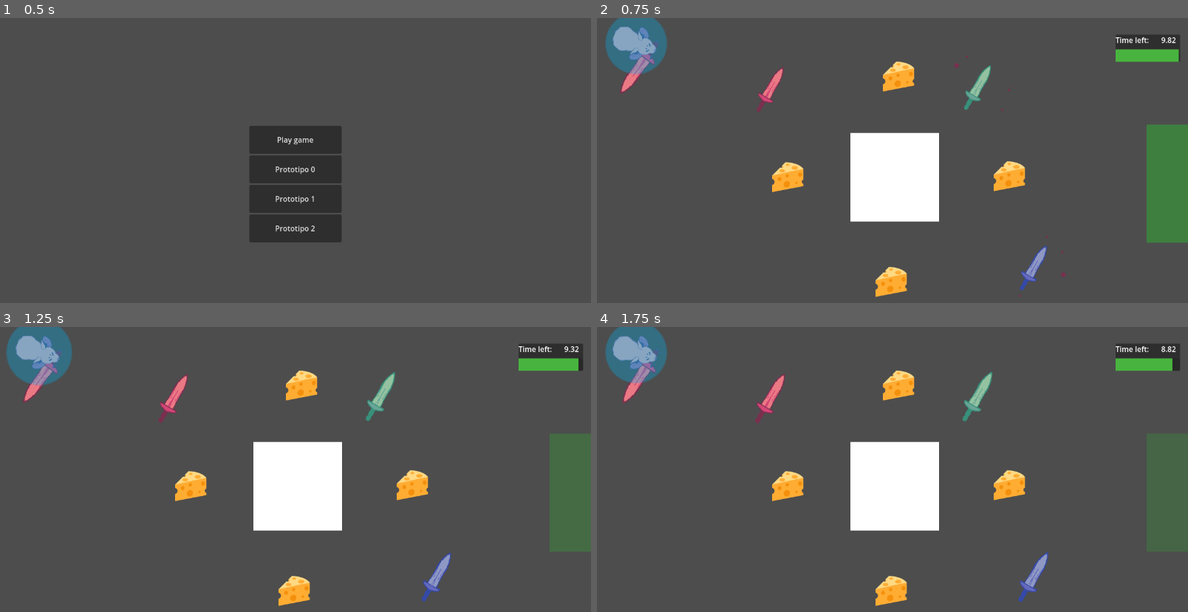
Above: before the commit, frames 1-4 (two rows, left to right).
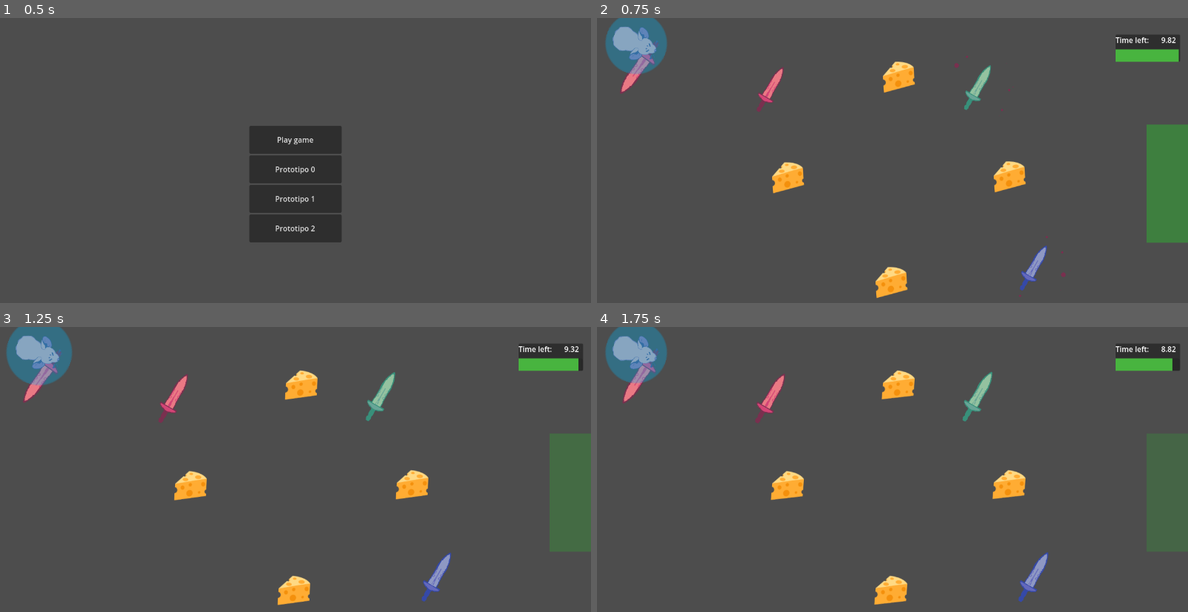
Above: after the commit, the same moments.

Repository: antimundo/rat-and-furrius
Game: Godot game, scene res://scenes/main_menu/main_menu.tscn
Same seed, same stepped clock (60 frames per second), same inputs: the game is played once before the commit and once after it.
Inputs (mouse positions are in pixels of both pictures, inside the frame that each line leads up to):
- Up to frame 1 (0.5 s): no input
- Up to frame 2 (0.75 s): click "Play game" at 0.5 s
- Up to frame 3 (1.25 s): no input
- Up to frame 4 (1.75 s): move the mouse to (1022, 475) at 1.27 s

Frame 1 is identical in both runs. In frame 2, 5.1% of the frame differs, in the area x 29-73%, y 15-99%; in frame 3, 5.0%; in frame 4, 5.1%, in the area x 29-73%, y 15-98%.

Commit message:
Add cheese feedback

Diff:
--- /dev/null
+++ b/assets/sprites/cheese_particle.svg
@@ -0,0 +1,44 @@
+<?xml version="1.0" encoding="UTF-8" standalone="no"?>
+<!-- Created with Inkscape (http://www.inkscape.org/) -->
+
+<svg
+   width="64"
+   height="64"
+   viewBox="0 0 16.933333 16.933333"
+   version="1.1"
+   id="svg1"
+   inkscape:export-filename="bitmap.png"
+   inkscape:export-xdpi="96"
+   inkscape:export-ydpi="96"
+   inkscape:version="1.3 (0e150ed6c4, 2023-07-21)"
+   sodipodi:docname="cheese_particle.svg"
+   xml:space="preserve"
+   xmlns:inkscape="http://www.inkscape.org/namespaces/inkscape"
+   xmlns:sodipodi="http://sodipodi.sourceforge.net/DTD/sodipodi-0.dtd"
+   xmlns="http://www.w3.org/2000/svg"
+   xmlns:svg="http://www.w3.org/2000/svg"><sodipodi:namedview
+     id="namedview1"
+     pagecolor="#505050"
+     bordercolor="#eeeeee"
+     borderopacity="1"
+     inkscape:showpageshadow="0"
+     inkscape:pageopacity="0"
+     inkscape:pagecheckerboard="0"
+     inkscape:deskcolor="#505050"
+     inkscape:document-units="mm"
+     inkscape:zoom="6.2573513"
+     inkscape:cx="77.58874"
+     inkscape:cy="18.218571"
+     inkscape:window-width="1920"
+     inkscape:window-height="1017"
+     inkscape:window-x="-8"
+     inkscape:window-y="-8"
+     inkscape:window-maximized="1"
+     inkscape:current-layer="layer1" /><defs
+     id="defs1" /><g
+     inkscape:label="Layer 1"
+     inkscape:groupmode="layer"
+     id="layer1"><path
+       style="fill:#ffffff;stroke-width:2;stroke-linecap:round;stroke-linejoin:round"
+       d="m 0.18902835,7.2822036 0.26950523,9.1155954 16.28577142,-3.118553 -0.077,-9.1631521 c 0,0 -1.848029,-2.1945365 -4.581576,-2.8875481 C 9.3521817,0.53553425 7.3886476,0.53553425 7.3886476,0.53553425 Z"
+       id="path2" /></g></svg>
--- /dev/null
+++ b/scenes/gameplay/cheese_pick_particle.tscn
@@ -0,0 +1,30 @@
+[gd_scene load_steps=4 format=3 uid="uid://toj81v3j12rm"]
+
+[ext_resource type="Texture2D" uid="uid://bby73qdjw251b" path="res://assets/sprites/cheese_particle.svg" id="1_lfbfs"]
+[ext_resource type="Script" path="res://scenes/gameplay/weapons/destroy_self_timer.gd" id="2_loprl"]
+
+[sub_resource type="Curve" id="Curve_r2oll"]
+_data = [Vector2(0, 0.505263), 0.0, 2.8555, 0, 0, Vector2(0.455764, 0.284211), -1.1548, -1.1548, 0, 0, Vector2(1, 0), -0.0777487, 0.0, 0, 0]
+point_count = 3
+
+[node name="CheesePickParticle" type="CPUParticles2D"]
+emitting = false
+lifetime = 0.2
+one_shot = true
+explosiveness = 0.8
+texture = ExtResource("1_lfbfs")
+direction = Vector2(1, -1)
+spread = 180.0
+gravity = Vector2(0, 0)
+initial_velocity_min = 300.0
+initial_velocity_max = 350.0
+angle_min = -15.0
+angle_max = 15.0
+scale_amount_curve = SubResource("Curve_r2oll")
+color = Color(1, 0.821333, 0.33, 1)
+script = ExtResource("2_loprl")
+
+[node name="Timer" type="Timer" parent="."]
+autostart = true
+
+[connection signal="timeout" from="Timer" to="." method="_on_timer_timeout"]
--- a/scenes/gameplay/levels/level_0.tscn
+++ b/scenes/gameplay/levels/level_0.tscn
@@ -1,30 +1,16 @@
-[gd_scene load_steps=8 format=3 uid="uid://bcnimij4eaggj"]
+[gd_scene load_steps=6 format=3 uid="uid://bcnimij4eaggj"]
 
 [ext_resource type="PackedScene" uid="uid://bijr1niobi180" path="res://scenes/gameplay/player.tscn" id="1_b3dob"]
 [ext_resource type="Script" path="res://scenes/gameplay/level_manager.gd" id="1_fgpct"]
-[ext_resource type="Texture2D" uid="uid://dkcvyxgemb5eo" path="res://assets/sprites/square.svg" id="2_0na1j"]
 [ext_resource type="PackedScene" uid="uid://xebbo3bo5tth" path="res://scenes/gameplay/goal.tscn" id="3_hc02h"]
-[ext_resource type="PackedScene" path="res://scenes/gameplay/time_cheese.tscn" id="5_2eoy1"]
+[ext_resource type="PackedScene" uid="uid://bxanlhtgoexvp" path="res://scenes/gameplay/time_cheese.tscn" id="5_2eoy1"]
 [ext_resource type="PackedScene" uid="uid://ccn4q36ow8uji" path="res://scenes/gameplay/weapons/weapon_pick.tscn" id="6_rty11"]
-
-[sub_resource type="RectangleShape2D" id="RectangleShape2D_asw6l"]
-size = Vector2(64, 64)
 
 [node name="level_0" type="Node2D"]
 script = ExtResource("1_fgpct")
 
 [node name="Player" parent="." instance=ExtResource("1_b3dob")]
 position = Vector2(85, 55)
-
-[node name="Wall" type="Sprite2D" parent="."]
-position = Vector2(645, 345)
-scale = Vector2(3, 3)
-texture = ExtResource("2_0na1j")
-
-[node name="StaticBody2D" type="StaticBody2D" parent="Wall"]
-
-[node name="CollisionShape2D" type="CollisionShape2D" parent="Wall/StaticBody2D"]
-shape = SubResource("RectangleShape2D_asw6l")
 
 [node name="Goal" parent="." instance=ExtResource("3_hc02h")]
 position = Vector2(1318, 359)
--- a/scenes/gameplay/time_cheese.gd
+++ b/scenes/gameplay/time_cheese.gd
@@ -2,11 +2,19 @@
 # Used in levels to increase the time the player has left
 
 @export var time_to_add: float = 2.0
+@export var pickup_color := Color.WHITE
+var pick_particles = preload("res://scenes/gameplay/cheese_pick_particle.tscn")
 
 func _on_player_entered_enemy_weak_spot() -> void:
-	$Area2D.monitoring = false
+	$Area2D.set_deferred("monitoring", false)
 	EventBus.got_cheese.emit(time_to_add)
-	var tween = get_tree().create_tween().parallel()
-	tween.tween_property(self, "scale", Vector2.ZERO, .2).set_ease(Tween.EASE_IN).set_trans(Tween.TRANS_BACK)
-	tween.connect("finished", queue_free)
-	editor_description
+	$AnimationPlayer.play("pickup")
+	$AudioStreamPlayer.play()
+
+func play_particle():
+	var particles = pick_particles.instantiate()
+	get_parent().add_child(particles)
+	particles.position = position
+	particles.color = pickup_color
+	particles.emitting = true
+	queue_free()
--- a/scenes/gameplay/time_cheese.tscn
+++ b/scenes/gameplay/time_cheese.tscn
@@ -1,15 +1,118 @@
-[gd_scene load_steps=5 format=3 uid="uid://2gyekiekmnc4"]
+[gd_scene load_steps=10 format=3 uid="uid://bxanlhtgoexvp"]
 
 [ext_resource type="Texture2D" uid="uid://bq1ovemvxevcu" path="res://assets/sprites/REEMPLAZAR_emoji_queso_twitter.png" id="1_61onc"]
 [ext_resource type="Script" path="res://scenes/gameplay/time_cheese.gd" id="2_1eolw"]
 [ext_resource type="Script" path="res://scenes/gameplay/enemies/enemy_weak_spot.gd" id="2_kr71m"]
+[ext_resource type="AudioStream" uid="uid://cvch4btmiy2h1" path="res://assets/audio/sword_slash_squash.mp3" id="4_5p3es"]
 
 [sub_resource type="CircleShape2D" id="CircleShape2D_d6lpd"]
-radius = 34.0147
+radius = 60.0
+
+[sub_resource type="Animation" id="Animation_e6yad"]
+resource_name = "idle"
+length = 2.0
+loop_mode = 1
+tracks/0/type = "value"
+tracks/0/imported = false
+tracks/0/enabled = true
+tracks/0/path = NodePath(".:rotation")
+tracks/0/interp = 1
+tracks/0/loop_wrap = true
+tracks/0/keys = {
+"times": PackedFloat32Array(0, 1),
+"transitions": PackedFloat32Array(-2, -2),
+"update": 0,
+"values": [-0.0872665, 0.0872665]
+}
+
+[sub_resource type="Animation" id="Animation_5a0op"]
+length = 0.001
+tracks/0/type = "value"
+tracks/0/imported = false
+tracks/0/enabled = true
+tracks/0/path = NodePath(".:rotation")
+tracks/0/interp = 1
+tracks/0/loop_wrap = true
+tracks/0/keys = {
+"times": PackedFloat32Array(0),
+"transitions": PackedFloat32Array(1),
+"update": 0,
+"values": [0.0]
+}
+tracks/1/type = "bezier"
+tracks/1/imported = false
+tracks/1/enabled = true
+tracks/1/path = NodePath(".:scale:x")
+tracks/1/interp = 1
+tracks/1/loop_wrap = true
+tracks/1/keys = {
+"handle_modes": PackedInt32Array(0),
+"points": PackedFloat32Array(1, -0.25, 0, 0.25, 0),
+"times": PackedFloat32Array(0)
+}
+tracks/2/type = "bezier"
+tracks/2/imported = false
+tracks/2/enabled = true
+tracks/2/path = NodePath(".:scale:y")
+tracks/2/interp = 1
+tracks/2/loop_wrap = true
+tracks/2/keys = {
+"handle_modes": PackedInt32Array(0),
+"points": PackedFloat32Array(1, -0.25, 0, 0.25, 0),
+"times": PackedFloat32Array(0)
+}
+
+[sub_resource type="Animation" id="Animation_2oq4l"]
+resource_name = "pickup"
+length = 0.3
+tracks/0/type = "bezier"
+tracks/0/imported = false
+tracks/0/enabled = true
+tracks/0/path = NodePath(".:scale:x")
+tracks/0/interp = 1
+tracks/0/loop_wrap = true
+tracks/0/keys = {
+"handle_modes": PackedInt32Array(0, 0),
+"points": PackedFloat32Array(1.57323, -0.25, 0, 0.3, 0.974519, 0.31, -0.1, -0.796483, 0.25, 0),
+"times": PackedFloat32Array(0, 0.3)
+}
+tracks/1/type = "bezier"
+tracks/1/imported = false
+tracks/1/enabled = true
+tracks/1/path = NodePath(".:scale:y")
+tracks/1/interp = 1
+tracks/1/loop_wrap = true
+tracks/1/keys = {
+"handle_modes": PackedInt32Array(0, 0),
+"points": PackedFloat32Array(0.3, -0.25, 0, 0.3, -0.329111, 0.936038, -0.1, 1.56485, 0.25, 0),
+"times": PackedFloat32Array(0, 0.3)
+}
+tracks/2/type = "method"
+tracks/2/imported = false
+tracks/2/enabled = true
+tracks/2/path = NodePath(".")
+tracks/2/interp = 1
+tracks/2/loop_wrap = true
+tracks/2/keys = {
+"times": PackedFloat32Array(0.25),
+"transitions": PackedFloat32Array(1),
+"values": [{
+"args": [],
+"method": &"play_particle"
+}]
+}
+
+[sub_resource type="AnimationLibrary" id="AnimationLibrary_tm7u7"]
+_data = {
+"RESET": SubResource("Animation_5a0op"),
+"idle": SubResource("Animation_e6yad"),
+"pickup": SubResource("Animation_2oq4l")
+}
 
 [node name="TimeCheese" type="Sprite2D"]
 texture = ExtResource("1_61onc")
 script = ExtResource("2_1eolw")
+pickup_color = Color(1, 0.67451, 0.2, 1)
 
 [node name="Area2D" type="Area2D" parent="."]
 script = ExtResource("2_kr71m")
@@ -17,5 +120,14 @@
 [node name="CollisionShape2D" type="CollisionShape2D" parent="Area2D"]
 shape = SubResource("CircleShape2D_d6lpd")
 
+[node name="AnimationPlayer" type="AnimationPlayer" parent="."]
+autoplay = "idle"
+libraries = {
+"": SubResource("AnimationLibrary_tm7u7")
+}
+
+[node name="AudioStreamPlayer" type="AudioStreamPlayer" parent="."]
+stream = ExtResource("4_5p3es")
+
 [connection signal="body_entered" from="Area2D" to="Area2D" method="_on_area_2d_body_entered"]
 [connection signal="player_entered_enemy_weak_spot" from="Area2D" to="." method="_on_player_entered_enemy_weak_spot"]
--- a/scenes/gameplay/weapons/weapon_pick.gd
+++ b/scenes/gameplay/weapons/weapon_pick.gd
@@ -32,9 +32,6 @@
 		$AudioStreamPlayer.pitch_scale = WEAPON_PITCH[current_weapon]
 		current_weapon = value
 		update_sprite(value)
-		$AnimationPlayer.play("pickup")
-		$AnimationPlayer.seek(0)
-		$AudioStreamPlayer.play()
 
 var pick_particles = preload("res://scenes/gameplay/weapons/weapon_pick_particle.tscn")
 
@@ -42,6 +39,9 @@
 	if body.is_in_group("player"):
 		var player_weapon = body.change_weapon(current_weapon)
 		current_weapon = player_weapon
+		$AnimationPlayer.play("pickup")
+		$AnimationPlayer.seek(0)
+		$AudioStreamPlayer.play()
 
 func update_sprite(weapon_type: weapon_types):
 	$Sprite.texture = load(WEAPON_SPRITES[weapon_type])
--- a/scenes/gameplay/weapons/weapon_pick.tscn
+++ b/scenes/gameplay/weapons/weapon_pick.tscn
@@ -2,7 +2,7 @@
 
 [ext_resource type="Script" path="res://scenes/gameplay/weapons/weapon_pick.gd" id="1_2vjsw"]
 [ext_resource type="Texture2D" uid="uid://dlqmc4yj2qhr" path="res://assets/sprites/SwordR.png" id="2_d15tf"]
-[ext_resource type="AudioStream" uid="uid://dxhw3d42rvj6d" path="res://assets/audio/sound_sword_pickup.mp3" id="3_m6pvw"]
+[ext_resource type="AudioStream" uid="uid://dxhw3d42rvj6d" path="res://assets/audio/sword_pickup.mp3" id="3_5brkn"]
 
 [sub_resource type="CircleShape2D" id="CircleShape2D_4cndi"]
 radius = 40.0
@@ -128,6 +128,6 @@
 }
 
 [node name="AudioStreamPlayer" type="AudioStreamPlayer" parent="."]
-stream = ExtResource("3_m6pvw")
+stream = ExtResource("3_5brkn")
 
 [connection signal="body_entered" from="Area2D" to="." method="_on_area_2d_body_entered"]
Not shown, removed: assets/audio/sound_sword_pickup.mp3.import
Not shown, added: assets/audio/sword_pickup.mp3.import
Not shown, added: assets/audio/sword_slash_squash.mp3.import
Not shown, added: assets/sprites/cheese_particle.svg.import
Not shown, added: assets/audio/sword_pickup.mp3
Not shown, added: assets/audio/sword_slash_squash.mp3
